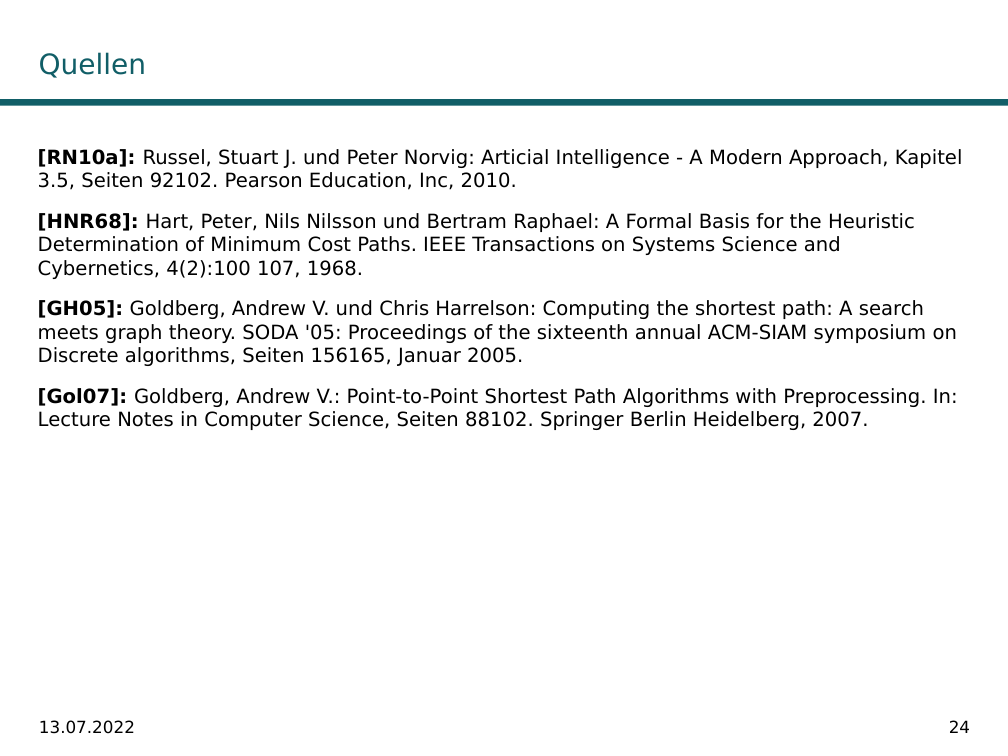
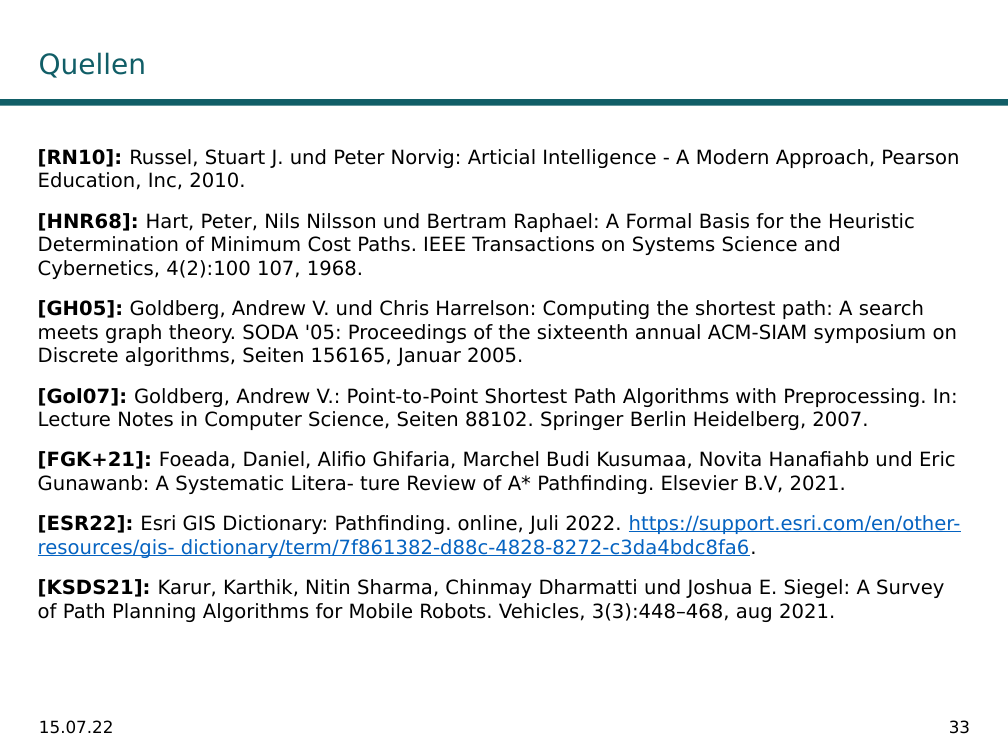
Before and after one commit to SalihMezraoui/PathPlanning-Algorithms, a slide deck: slide 33 of Praesentation/Praesentation_WissArb_SS22.pptx (slide 24 before the commit). Drawn at 1008x756 pixels with LibreOffice and Linux fonts; fonts in the diff are those of the drawing; background and template pictures are left out. Boxes give left, top, right and bottom in pixels: in the first picture for what was removed or moved away, otherwise in the second. Text is boxed around its words. In the diff, an @@ line names an element or a change of style, - is before the commit and + after.

```diff
--- a/Praesentation/Praesentation_WissArb_SS22.pptx
+++ b/Praesentation/Praesentation_WissArb_SS22.pptx
@@ text at (38, 149, 959, 190): text changed @@
-[RN10a]: Russel, Stuart J. und Peter Norvig: Articial Intelligence - A Modern Approach, Kapitel 3.5, Seiten 92102. Pearson Education, Inc, 2010.
+[RN10]: Russel, Stuart J. und Peter Norvig: Articial Intelligence - A Modern Approach, Pearson Education, Inc, 2010.
@@ text at (38, 451, 961, 622): paragraphs added @@
+[FGK+21]: Foeada, Daniel, Alifio Ghifaria, Marchel Budi Kusumaa, Novita Hanafiahb und Eric Gunawanb: A Systematic Litera- ture Review of A* Pathfinding. Elsevier B.V, 2021.
+[ESR22]: Esri GIS Dictionary: Pathfinding. online, Juli 2022. https://support.esri.com/en/other-resources/gis- dictionary/term/7f861382-d88c-4828-8272-c3da4bdc8fa6.
+[KSDS21]: Karur, Karthik, Nitin Sharma, Chinmay Dharmatti und Joshua E. Siegel: A Survey of Path Planning Algorithms for Mobile Robots. Vehicles, 3(3):448–468, aug 2021.
@@ text at (39, 720, 114, 734): text changed @@
-13.07.2022
+15.07.22
@@ page number at (949, 720, 970, 734): text changed @@
-24
+33
```
Also in this commit, not shown: 23 other slides changed, 9 slides added, 4 other files.
